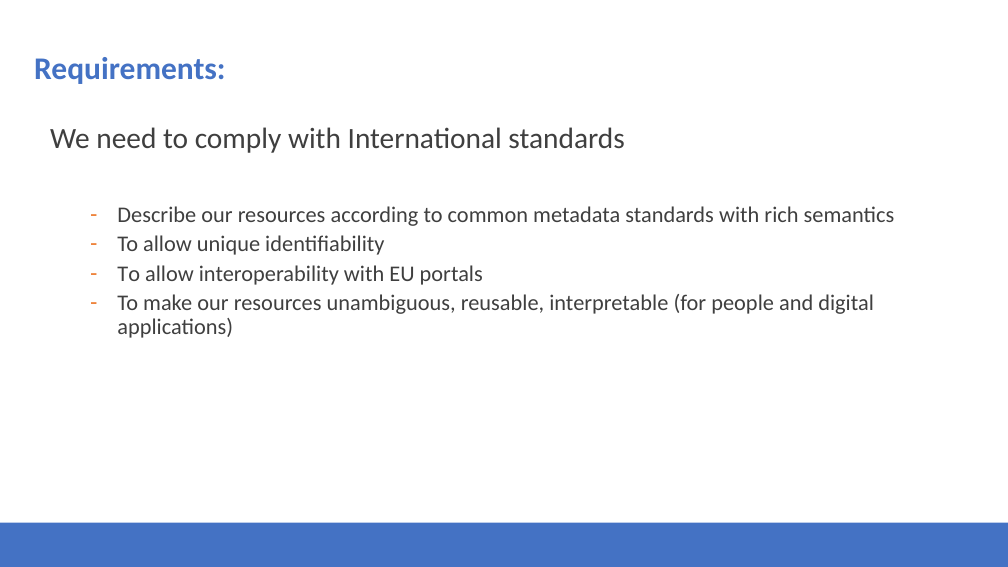
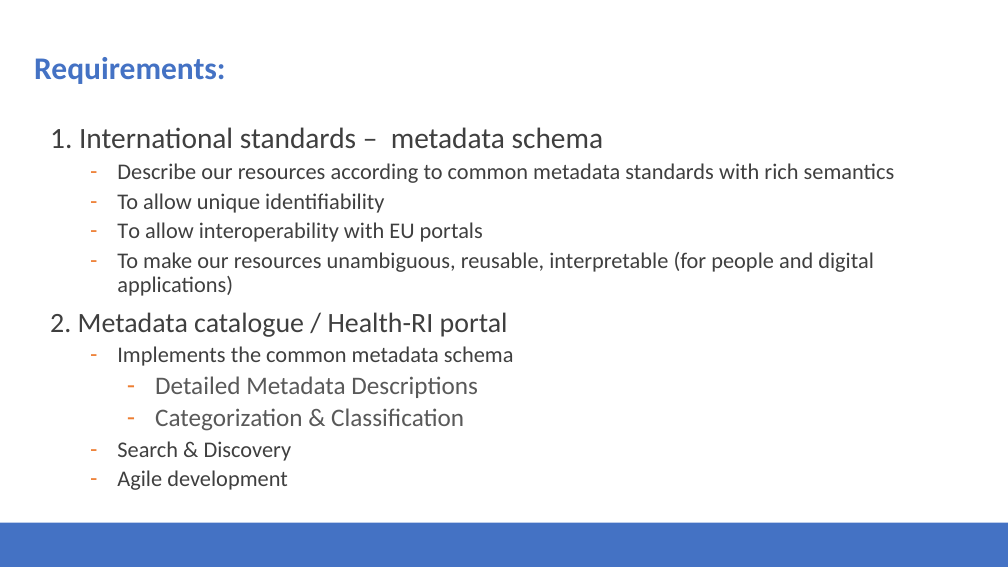
Before and after one commit to Health-RI/health-ri-metadata, a slide deck: slide 3 of Presentations/31082023HRI_Metadata_Schema_ImagingGroup_KickOff.pptx. Drawn at 1008x567 pixels with LibreOffice and Linux fonts; fonts in the diff are those of the drawing; background and template pictures are left out. Boxes give left, top, right and bottom in pixels: in the first picture for what was removed or moved away, otherwise in the second. Text is boxed around its words. In the diff, an @@ line names an element or a change of style, - is before the commit and + after.

```diff
--- a/Presentations/31082023HRI_Metadata_Schema_ImagingGroup_KickOff.pptx
+++ b/Presentations/31082023HRI_Metadata_Schema_ImagingGroup_KickOff.pptx
@@ text at (50, 127, 603, 148): text changed @@
-We need to comply with International standards
+1. International standards – metadata schema
@@ text at (50, 312, 514, 490): paragraphs added @@
+2. Metadata catalogue / Health-RI portal
+  – Implements the common metadata schema
+    – Detailed Metadata Descriptions
+    – Categorization & Classification
+  – Search & Discovery
+  – Agile development
```
Also in this commit, not shown: 13 other slides changed, 3 slides added, 5 slides removed.
